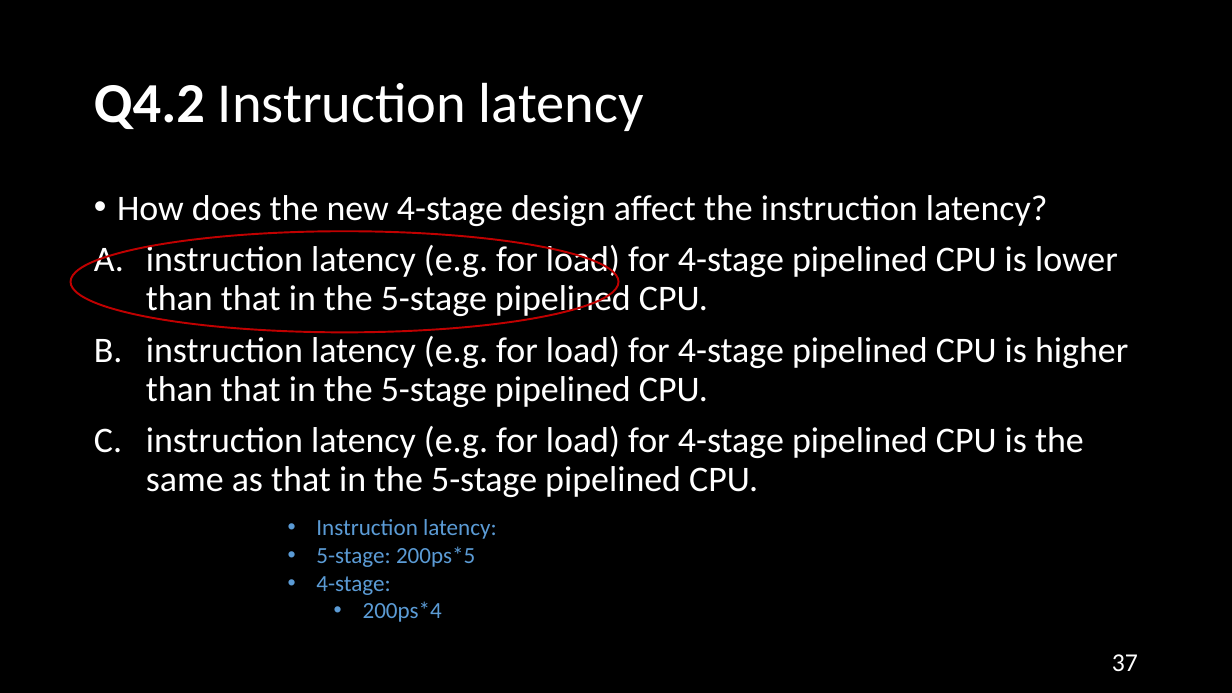
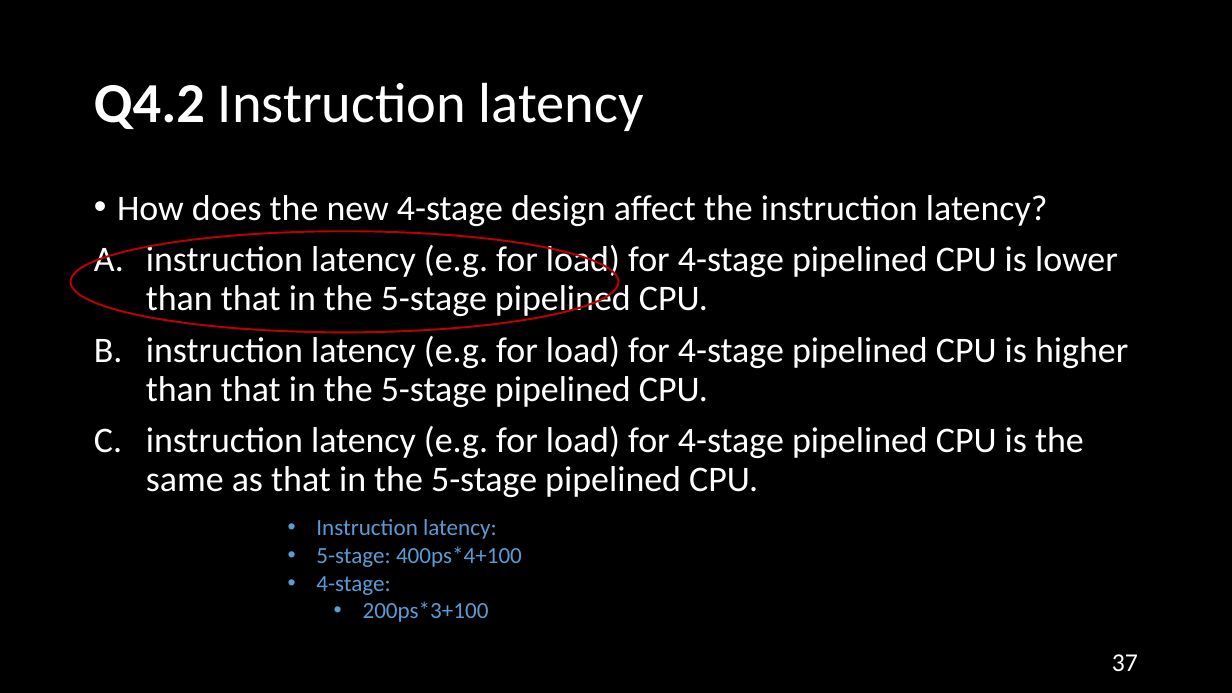
Before and after one commit to NYU-CSO/nyu-cso.github.io, a slide deck: slide 37 of rec-notes/r14.pptx. Drawn at 1232x693 pixels with LibreOffice and Linux fonts; fonts in the diff are those of the drawing. Boxes give left, top, right and bottom in pixels: in the first picture for what was removed or moved away, otherwise in the second. Text is boxed around its words. In the diff, an @@ line names an element or a change of style, - is before the commit and + after.

Commit message:
r14 latency

```diff
--- a/rec-notes/r14.pptx
+++ b/rec-notes/r14.pptx
@@ text at (316,546,522,567): text changed @@
-• 5-stage: 200ps*5
+• 5-stage: 400ps*4+100
@@ text at (363,601,489,622): text changed @@
-  • 200ps*4
+  • 200ps*3+100
```
Also in this commit, not shown: 1 other slide changed, 1 slide removed, 1 other file.
